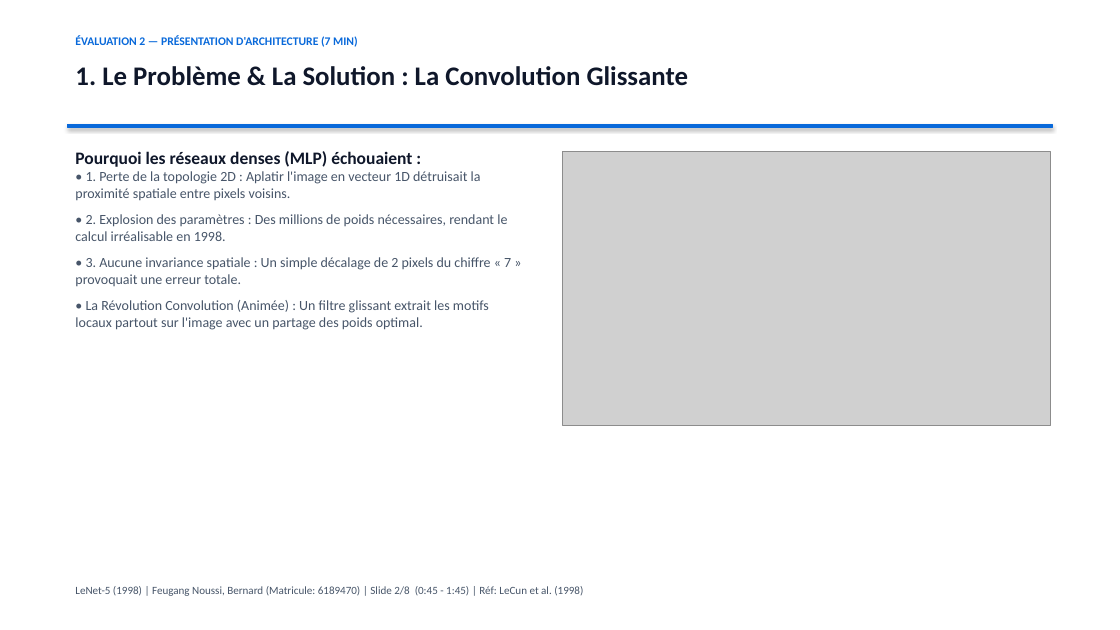
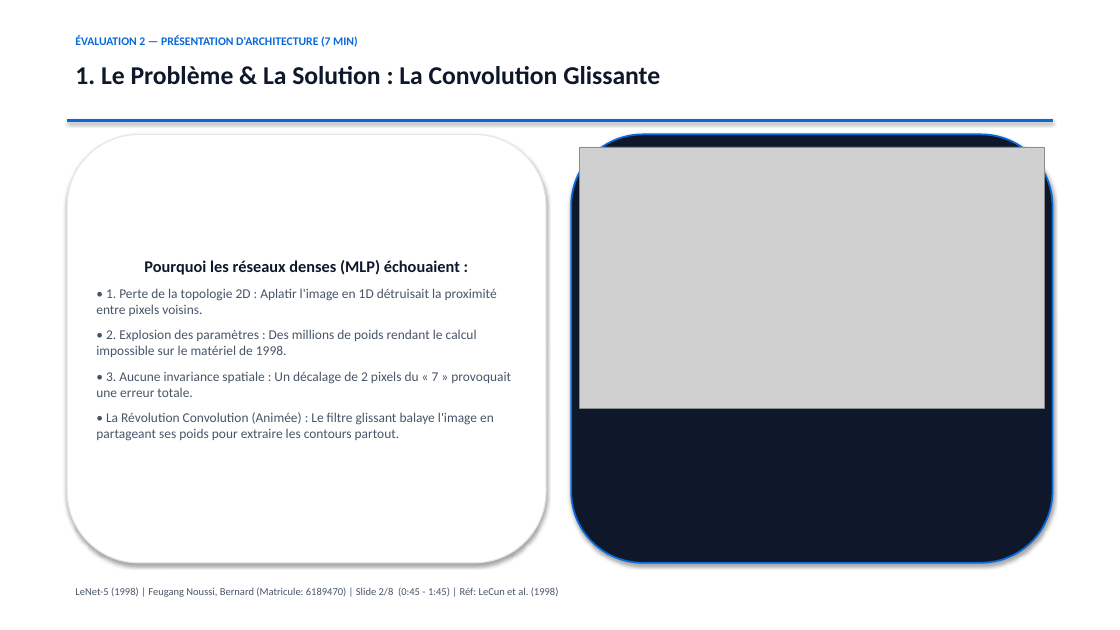
Before and after one commit to bernyforce/lenet5-convolutional-neural-network-1998, a slide deck: slide 2 of presentation_rxneurones_lenet5.pptx. Drawn at 1120x630 pixels with LibreOffice and Linux fonts; fonts in the diff are those of the drawing; grey boxes stand for pictures. Boxes give left, top, right and bottom in pixels: in the first picture for what was removed or moved away, otherwise in the second. Text is boxed around its words. In the diff, an @@ line names an element or a change of style, - is before the commit and + after.

Commit message:
FIX: Correction visuelle pixel-perfect des 8 diapositives PowerPoint suite audit CUA (alignements, zero collision, cartes design)

```diff
--- a/presentation_rxneurones_lenet5.pptx
+++ b/presentation_rxneurones_lenet5.pptx
@@ text "1. Le Problème & La ..." at bbox=[75, 66, 660, 85]: size 23 to 22 pt @@
@@ rectangle: place and size @@
-rectangle at bbox=[67, 124, 1053, 128]
+rectangle at bbox=[67, 119, 1053, 122]
@@ rounded rectangle "Pourquoi les réseaux denses (MLP) ...": place and size @@
-rounded rectangle "Pourquoi les réseaux denses (MLP) ..." at bbox=[75, 151, 511, 330]
+rounded rectangle "Pourquoi les réseaux denses (MLP) ..." at bbox=[67, 134, 546, 563]
@@ rounded rectangle "Pourquoi les réseaux denses (MLP) ..." at bbox=[67, 134, 546, 563]: vertical alignment top to middle; fill none to #FFFFFF; outline none to #E2E8F0 1 pt; shadow on @@
@@ rounded rectangle added at bbox=[571, 134, 1053, 563], fill #0F172A, outline #0969DA 1.5 pt @@
@@ picture: place and size @@
-picture at bbox=[563, 151, 1050, 425]
+picture at bbox=[580, 147, 1044, 408]
@@ text in rounded rectangle at bbox=[144, 260, 460, 275]: size 15 to 14 pt in "Pourquoi les réseaux denses (MLP) échouaient :"; alignment left to centre; more space between paragraphs @@
@@ text in rounded rectangle at bbox=[96, 288, 511, 441]: text changed; size 12 to 11.5 pt @@
-• 1. Perte de la topologie 2D : Aplatir l'image en vecteur 1D détruisait la proximité spatiale entre pixels voisins.
-• 2. Explosion des paramètres : Des millions de poids nécessaires, rendant le calcul irréalisable en 1998.
-• 3. Aucune invariance spatiale : Un simple décalage de 2 pixels du chiffre « 7 » provoquait une erreur totale.
-• La Révolution Convolution (Animée) : Un filtre glissant extrait les motifs locaux partout sur l'image avec un partage des poids optimal.
+• 1. Perte de la topologie 2D : Aplatir l'image en 1D détruisait la proximité entre pixels voisins.
+• 2. Explosion des paramètres : Des millions de poids rendant le calcul impossible sur le matériel de 1998.
+• 3. Aucune invariance spatiale : Un décalage de 2 pixels du « 7 » provoquait une erreur totale.
+• La Révolution Convolution (Animée) : Le filtre glissant balaye l'image en partageant ses poids pour extraire les contours partout.
@@ text "LeNet-5 (1998) | Feugang Noussi, ..." at bbox=[75, 587, 559, 597]: size 9.5 to 9 pt @@
```
Also in this commit, not shown: 7 other slides changed.
